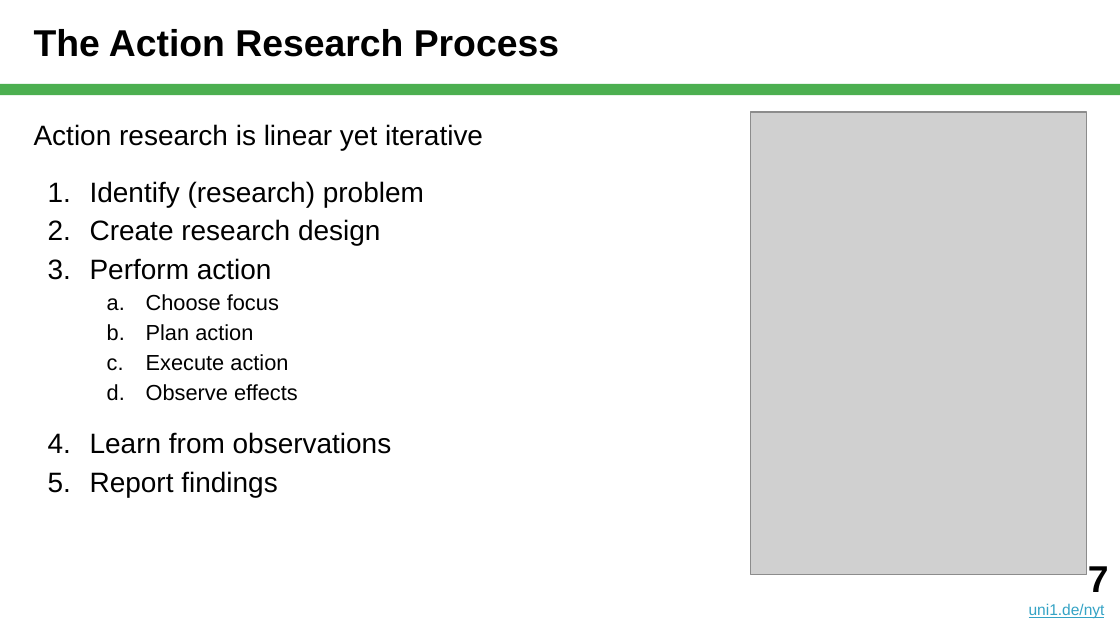
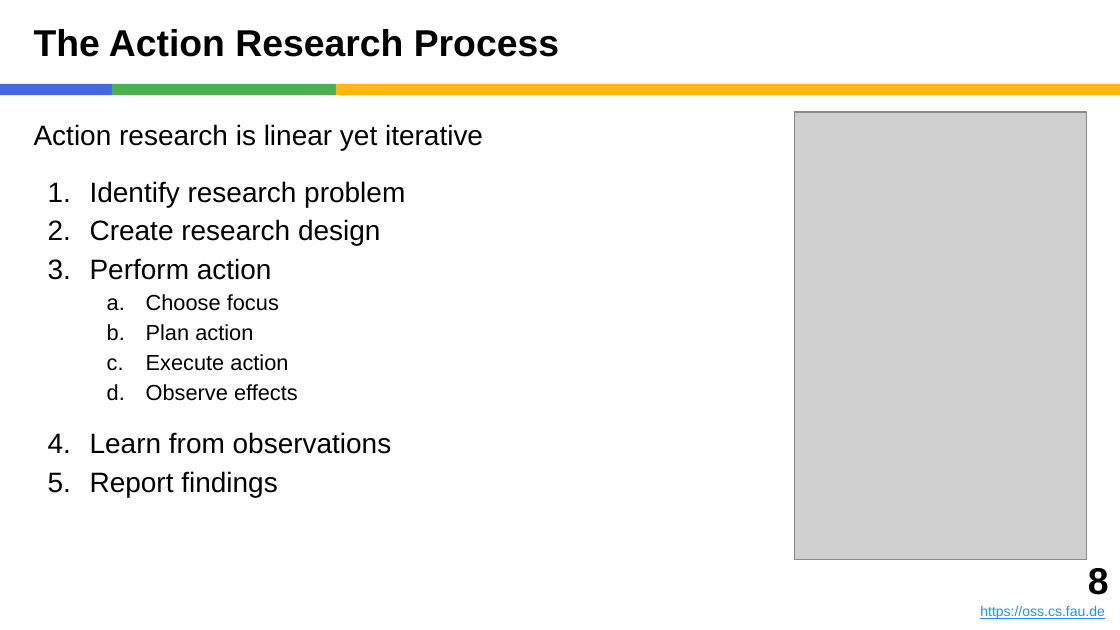
Before and after one commit to dirkriehle/nyt-course, a slide deck: slide 8 of Lecture slides/NYT C04 - Action Research.pptx (slide 7 before the commit). Drawn at 1120x630 pixels with LibreOffice and Linux fonts; fonts in the diff are those of the drawing; grey boxes stand for pictures. Boxes give left, top, right and bottom in pixels: in the first picture for what was removed or moved away, otherwise in the second. Text is boxed around its words. In the diff, an @@ line names an element or a change of style, - is before the commit and + after.

```diff
--- a/Lecture slides/NYT C04 - Action Research.pptx
+++ b/Lecture slides/NYT C04 - Action Research.pptx
@@ rectangle added at (x1=0, y1=84, x2=112, y2=95), fill #4169E1 @@
@@ rectangle added at (x1=112, y1=84, x2=336, y2=95), fill #4CAF50 @@
@@ rectangle resized from (x1=0, y1=84, x2=1120, y2=95) to (x1=336, y1=84, x2=1120, y2=95) @@
@@ rectangle at (x1=336, y1=84, x2=1120, y2=95): fill #4CAF50 to #FEB612 @@
@@ picture resized from (x1=750, y1=112, x2=1086, y2=575) to (x1=794, y1=112, x2=1086, y2=560) @@
@@ text at (x1=90, y1=181, x2=405, y2=207): text changed @@
-1. Identify (research) problem
+1. Identify research problem
@@ text added at (x1=980, y1=568, x2=1109, y2=619), 9 pt, text #1E90FF, underline @@
+8
+https://oss.cs.fau.de
@@ text removed at (x1=1029, y1=566, x2=1109, y2=619) @@
-7
-uni1.de/nyt
```
Also in this commit, not shown: 52 other slides changed, 1 slide added, 2 other files.
